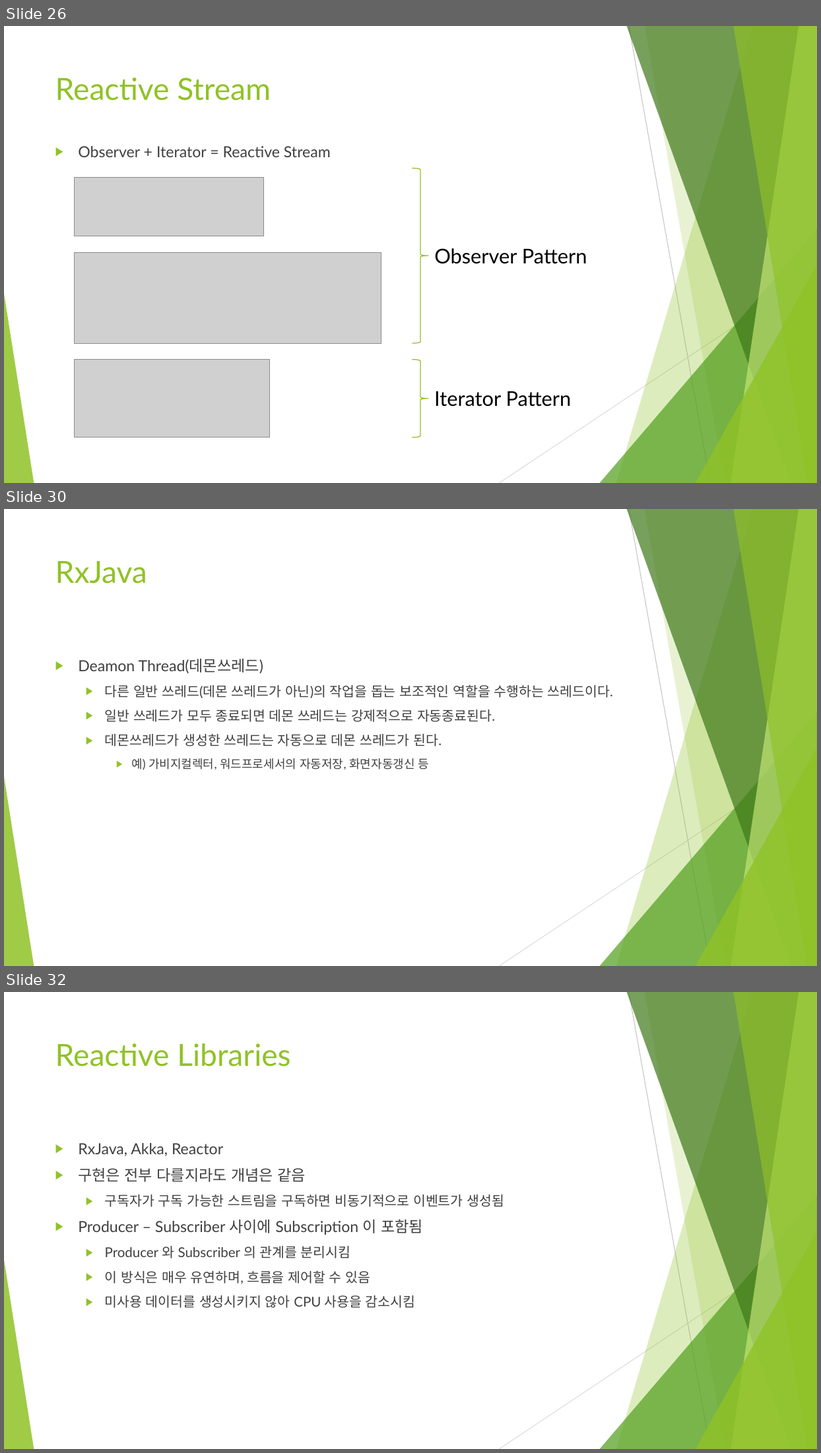
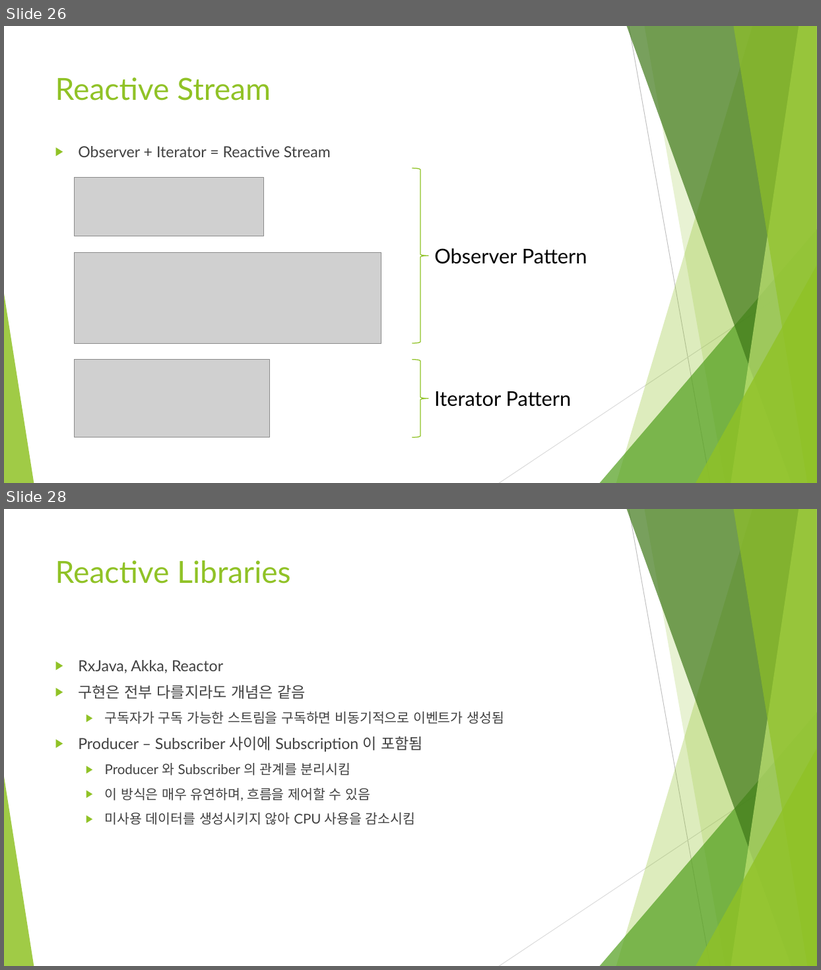
Before and after one commit to kariyan/reactive, a slide deck: docs/ReactiveProgramming_1st.pptx. Shown one above the other, each under a label of ours: slides 26, 30 and 32 before the commit, slides 26 and 28 after it; the slides between them are not shown. The pictures are 821x1453 and 821x970 pixels, drawn with LibreOffice and Linux fonts; fonts in the diff are those of the drawing; grey boxes stand for pictures. Boxes give left, top, right and bottom in pixels: in the first picture for what was removed or moved away, otherwise in the second. Text is boxed around its words. In the diff, an @@ line names an element or a change of style, - is before the commit and + after.

```diff
--- a/docs/ReactiveProgramming_1st.pptx
+++ b/docs/ReactiveProgramming_1st.pptx
@@ slide 30 removed at (4, 509, 817, 966), background #FFFFFF; not listed: 10 template elements that a slide beside it also shows @@
@@ title removed at (55, 561, 147, 584) @@
-RxJava
@@ text removed at (78, 659, 613, 770) @@
-▶ Deamon Thread(데몬쓰레드)
-  ▶ 다른 일반 쓰레드(데몬 쓰레드가 아닌)의 작업을 돕는 보조적인 역할을 수행하는 쓰레드이다.
-  ▶ 일반 쓰레드가 모두 종료되면 데몬 쓰레드는 강제적으로 자동종료된다.
-  ▶ 데몬쓰레드가 생성한 쓰레드는 자동으로 데몬 쓰레드가 된다.
-    ▶ 예) 가비지컬렉터, 워드프로세서의 자동저장, 화면자동갱신 등
@@ what was slide 32 is now slide 28 @@
```
Also in this commit, not shown: 7 slides changed, 1 slide added, 4 other slides removed, 1 other file.
